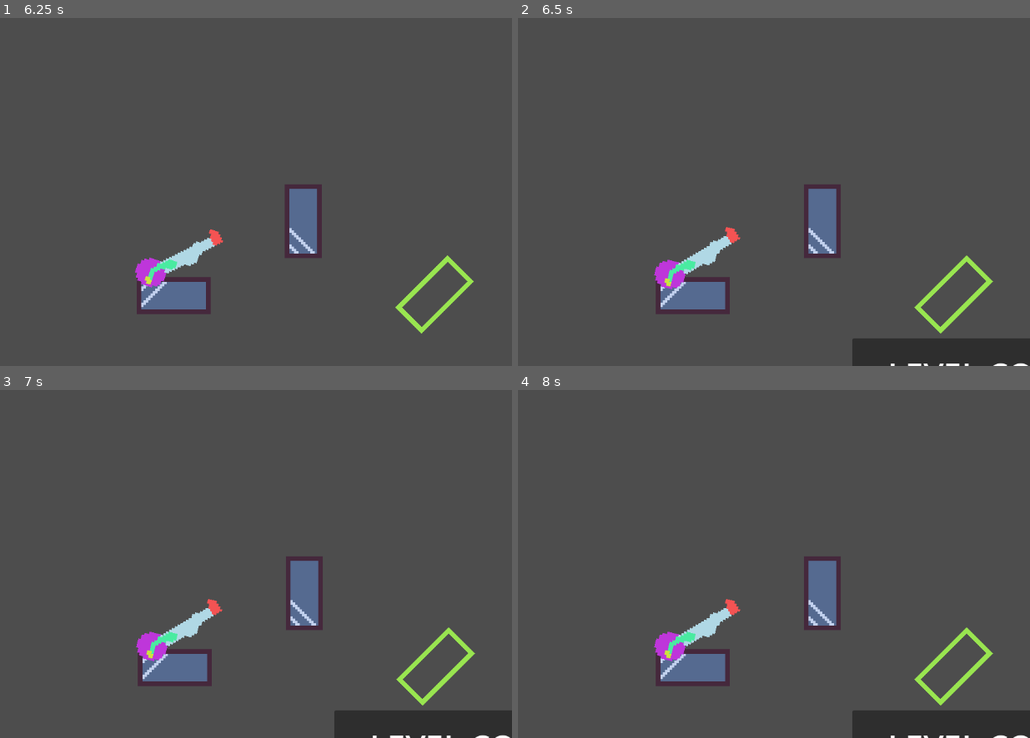
Above: before the commit, frames 1-4 (two rows, left to right).
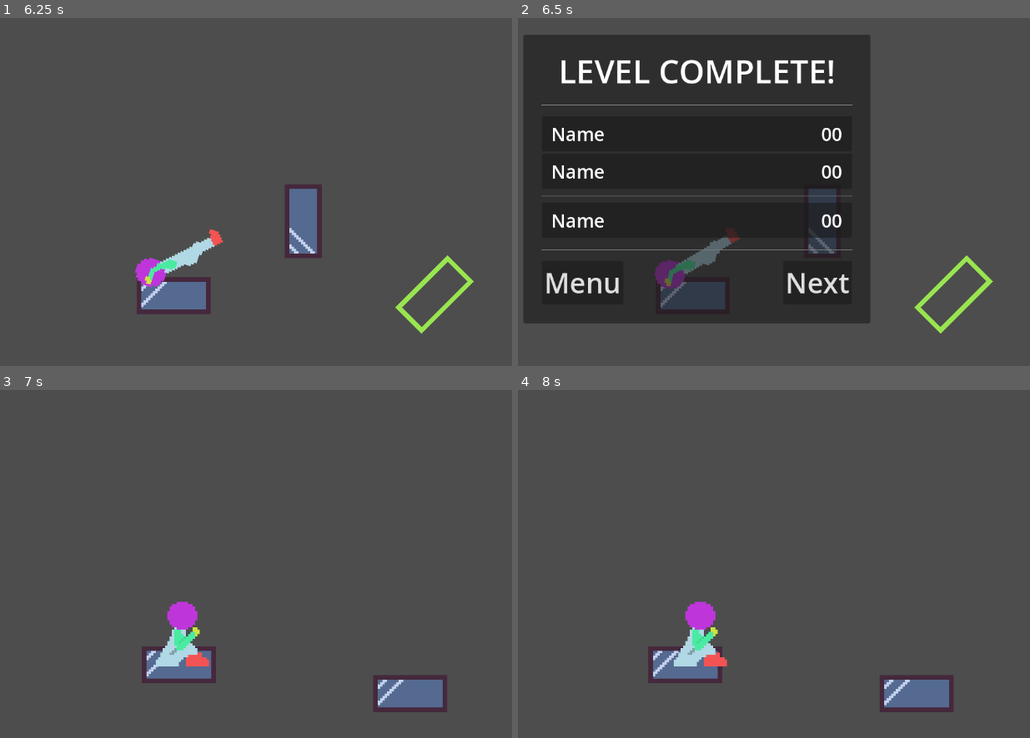
Above: after the commit, the same moments.

Repository: Wake1st/break-glass-godot
Game: Godot game, scene res://main/main.tscn
Two runs of this game, one before a commit and one after it. Both use one fixed random seed, a clock stepped at 60 frames per second and the inputs below. The engine's default icon, where the game draws it, is replaced by a stand-in: a white triangle on a blue panel in a dark square.
Inputs (mouse positions are in pixels of both pictures, inside the frame that each line leads up to):
- Up to frame 1 (6.25 s): click "Play" at 0.5 s; click (179, 125) at 1.25 s; move the mouse to (327, 160) at 2.02 s; click (327, 160) at 2.1 s; tap Enter at 2.75, 5 s; move the mouse to (46, 198) at 2.77 s; click (46, 198) at 2.85 s; tap Space at 3.5, 5.75 s; move the mouse to (245, 98) at 3.52 s; hold Right mouse button (flip) 3.53-4.28 s; click (245, 98) at 3.8 s; move the mouse to (143, 254) at 4.27 s; click (143, 254) at 4.35 s; move the mouse to (378, 233) at 5.02 s; click (378, 233) at 5.1 s; tap N (debug_level_skip) at 5.65 s; move the mouse to (outside the picture) at 5.77 s; right-click (outside the picture) at 5.85 s; click (outside the picture) at 6.05 s
- Up to frame 2 (6.5 s): no input
- Up to frame 3 (7 s): click (296, 654) at 6.5 s, where only the run after the commit has a clickable "Next"
- Up to frame 4 (8 s): move the mouse to (727, 550) at 7.27 s; click (727, 550) at 7.35 s

Frame 1 is identical in both runs. In frame 2, 58% of the frame differs, in the area x 1-100%, y 4-100%; in frame 3, 8.2%; in frame 4, 8.4%.

Commit message:
reset and quit are different handlers

Diff:
--- a/levels/level.gd
+++ b/levels/level.gd
@@ -1,8 +1,8 @@
 class_name Level
 extends Node2D
 
-signal level_failed(currentLevel: int)
 signal level_finished(currentLevel: int)
+signal level_failed()
 signal level_quit()
 
 @onready var fallBoundary: FallBoundary = $FallBoundary
@@ -49,11 +49,9 @@
 
 func handle_goal_crossed() -> void:
 	endTimer.start()
-	print("timer - started")
 
 
 func _on_endtimer_timeout() -> void:
-	print("timer - ended")
 	get_tree().paused = true
 	player.resultMenu.visible = true
 
@@ -65,10 +63,10 @@
 
 func handle_reset_selected() -> void:
 	player.failureMenu.visible = false
-	level_failed.emit(currentNumber)
+	level_failed.emit()
 
 
 func handle_menu_selected() -> void:
 	player.resultMenu.visible = false
-	player.failureMenu.visisble = false
+	player.failureMenu.visible = false
 	level_quit.emit()
--- a/main/main.gd
+++ b/main/main.gd
@@ -13,7 +13,8 @@
 var levelList: LevelList = LevelList.new()
 
 var highestLevelId: int = 0
-var highestStage: int = 0
+var highestStageId: int = 0
+var currentStageId: int = 0
 
 
 func _ready() -> void:
@@ -81,6 +82,15 @@
 	handle_return_to_main()
 
 
+func handle_reset_stage() -> void:
+	disconnect_level(currentLevel)
+
+	# reset at the beginning of the stage
+	var levelId = currentStageId * 4 - 3
+	var scene = levelList.levels[levelId]
+	currentLevel = setup_level(scene)
+
+
 func handle_next_level(levelId) -> void:
 	# create a time buffer to avoid "sudden change" shock
 	var nextLevelId = levelId + 1
@@ -103,7 +113,7 @@
 	level.visible = false
 	levelRoot.call_deferred("remove_child", level)
 	level.level_finished.disconnect(handle_next_level)
-	level.level_failed.disconnect(handle_exit_level)
+	level.level_failed.disconnect(handle_reset_stage)
 	level.level_quit.disconnect(handle_exit_level)
 
 
@@ -112,7 +122,7 @@
 	levelRoot.call_deferred("add_child",level)
 	level.set_deferred("isPractice", isPractice)
 	level.level_finished.connect(handle_next_level)
-	level.level_failed.connect(handle_exit_level)
+	level.level_failed.connect(handle_reset_stage)
 	level.level_quit.connect(handle_exit_level)
 	level.visible = true
 	return level
@@ -126,6 +136,7 @@
 
 func stage_unlock_check(id: int) -> void:
 	var stageCheck: int = ceil(id as float / 4.0)
-	if stageCheck > highestStage:
-		highestStage = stageCheck
+	currentStageId = stageCheck
+	if stageCheck > highestStageId:
+		highestStageId = stageCheck
 		playMenu.enable_stage(stageCheck)
--- a/player/aim.gd
+++ b/player/aim.gd
@@ -13,7 +13,6 @@
 
 
 func launch() -> Vector2:
-    print("aiming at: %s" % aimAt)
     var impulse = aimAt.normalized() * magnitude
 
     # reset the values
--- a/player/player.tscn
+++ b/player/player.tscn
@@ -95,7 +95,6 @@
 offset = Vector2(0, -200)
 
 [node name="CanvasLayer" type="CanvasLayer" parent="Camera2D"]
-follow_viewport_enabled = true
 
 [node name="FailureMenu" parent="Camera2D/CanvasLayer" instance=ExtResource("4_5je8h")]
 unique_name_in_owner = true
